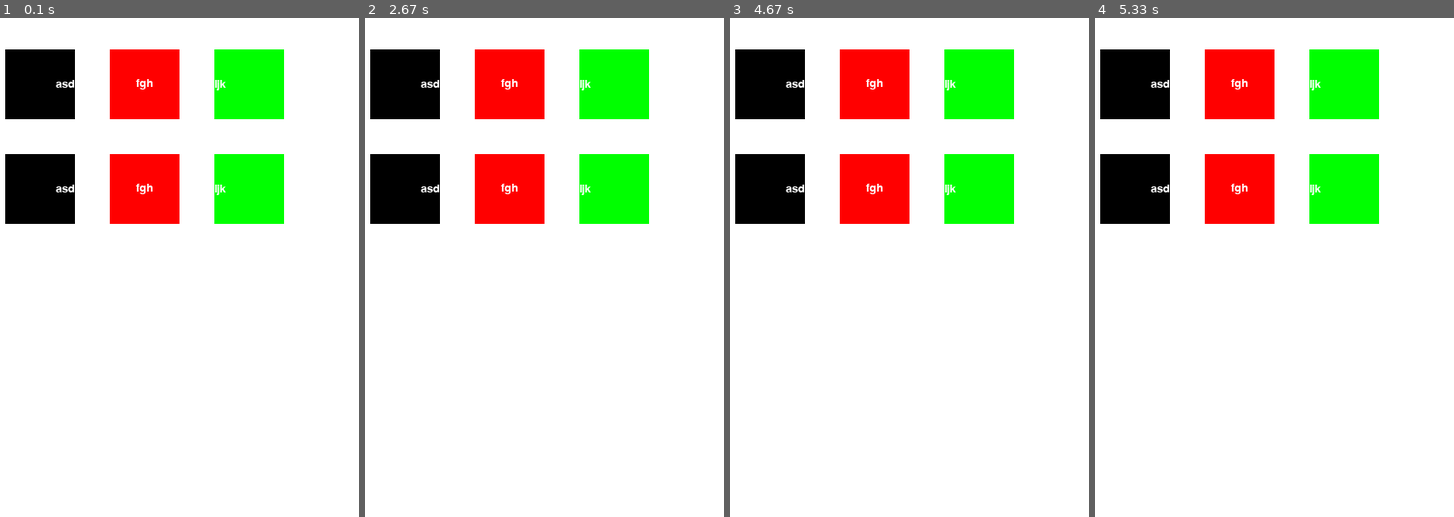
Above: before the commit, frames 1-4 (left to right).
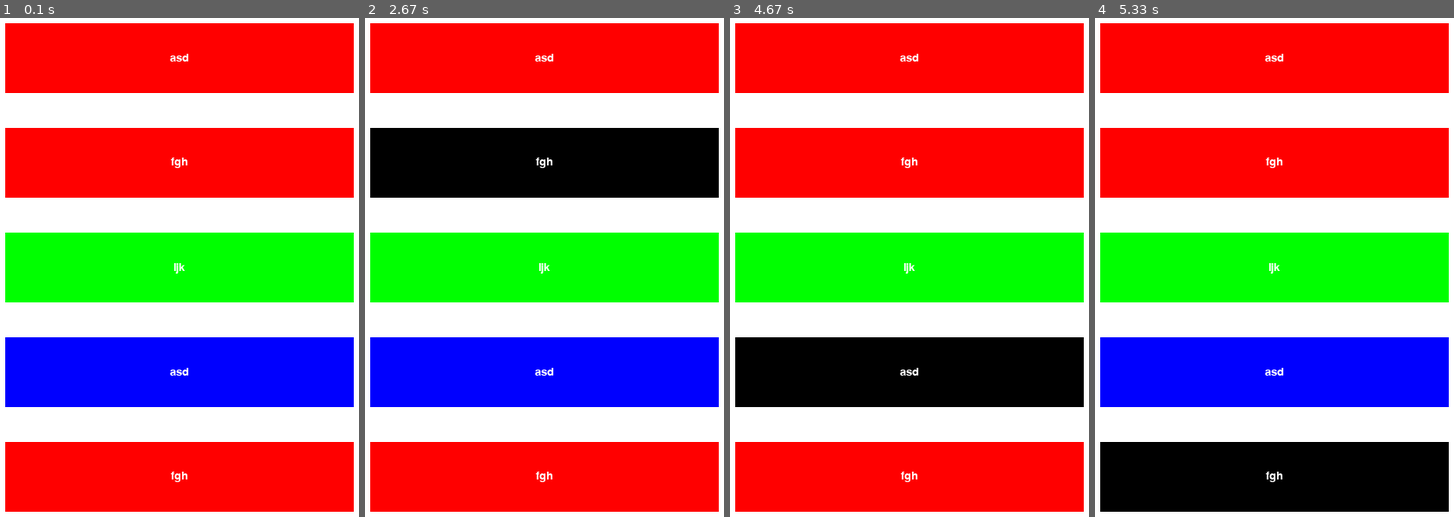
Above: after the commit, the same moments.

Repository: devFlashcap/PyGameGUI
Game: pygame game, started from main.py
Two runs of this game, one before a commit and one after it. Both use one fixed random seed, a clock stepped at 60 frames per second and the inputs below.
Inputs (mouse positions are in pixels of both pictures, inside the frame that each line leads up to):
- Up to frame 1 (0.1 s): no input
- Up to frame 2 (2.67 s): press the mouse at (544, 477) at 0.37 s; move the mouse to (501, 362) at 0.47 s; release the mouse at (458, 252) at 0.6 s; click "asd" at 0.72 s; press the mouse at (544, 267) at 1.03 s; move the mouse to (outside the picture) at 1.13 s; release the mouse at (outside the picture) at 1.27 s; press the mouse at (544, 477) at 1.37 s; move the mouse to (490, 382) at 1.47 s; release the mouse at (436, 287) at 1.6 s; press the mouse at (544, 372) at 1.7 s; move the mouse to (512, 417) at 1.8 s; release the mouse at (479, 462) at 1.93 s; press the mouse at (544, 372) at 2.03 s; move the mouse to (outside the picture) at 2.13 s; release the mouse at (outside the picture) at 2.27 s; click (418, 187) at 2.38 s
- Up to frame 3 (4.67 s): press the mouse at (909, 477) at 2.7 s; move the mouse to (1063, 317) at 2.8 s; release the mouse at (outside the picture) at 2.93 s; press the mouse at (909, 477) at 3.03 s; move the mouse to (988, 467) at 3.13 s; release the mouse at (1067, 452) at 3.27 s; press the mouse at (909, 57) at 3.37 s; move the mouse to (902, 222) at 3.47 s; release the mouse at (895, 387) at 3.6 s; press the mouse at (909, 267) at 3.7 s; move the mouse to (866, 217) at 3.8 s; release the mouse at (823, 162) at 3.93 s; press the mouse at (909, 57) at 4.03 s; move the mouse to (999, 92) at 4.13 s; release the mouse at (outside the picture) at 4.27 s; press the mouse at (909, 267) at 4.37 s; move the mouse to (862, 302) at 4.47 s; release the mouse at (819, 342) at 4.6 s
- Up to frame 4 (5.33 s): press the mouse at (1274, 57) at 4.7 s; move the mouse to (outside the picture) at 4.8 s; release the mouse at (outside the picture) at 4.93 s; press the mouse at (1274, 372) at 5.03 s; move the mouse to (1267, 417) at 5.13 s; release the mouse at (1260, 457) at 5.27 s

The runs differ from the first frame. In frame 1, 71% of the frame differs, in the area x 1-99%, y 1-99%; in frame 2, 71%; in frame 3, 71%; in frame 4, 71%.

Commit message:
Added hover to buttons

Diff:
--- a/button.py
+++ b/button.py
@@ -3,7 +3,7 @@
 from textalign import TextAlign
 
 class Button(Control):
-    def __init__(self, text, rect, backgroundColor, fontColor, fontSize, textAlign = TextAlign.Left, hoverBackgroundColor = (0, 0, 0), hoverFontColor = (255, 255, 255), padding = (0,0,0,0)):
+    def __init__(self, text, rect, backgroundColor, fontColor, fontSize, textAlign = TextAlign.Left, hoverBackgroundColor = (255, 255, 255), hoverFontColor = (0, 0, 0), padding = (0,0,0,0), onClick = None):
         self.rect = rect
         self.backgroundColor = backgroundColor
         self.fontColor = fontColor
@@ -17,10 +17,13 @@
         self.labelPosition = None
         self.padding = padding
         self.calculatePaddings()
-        self.calculateTextPosition()
+        self.onClick = onClick
 
     def calculateTextPosition(self):
-        self.label = self.font.render(self.text, True, self.fontColor)
+        if self.hovered:
+            self.label = self.font.render(self.text, True, self.hoverFontColor)
+        else:
+            self.label = self.font.render(self.text, True, self.fontColor)
         labelRect = self.label.get_rect()
 
         paddingTop, paddingBottom, paddingLeft, paddingRight = self.padding
@@ -57,6 +60,13 @@
 
 
     def draw(self, window):
-        pygame.draw.rect(window, self.backgroundColor, self.rect)
-        textPosition = self.calculateTextPosition()
+        self.calculateTextPosition()
+        if self.hovered:
+            backgroundColor = self.hoverBackgroundColor
+            self.label = self.font.render(self.text, True, self.hoverFontColor)
+        else:
+            backgroundColor = self.backgroundColor
+            self.label = self.font.render(self.text, True, self.fontColor)
+
+        pygame.draw.rect(window, backgroundColor, self.rect)
         window.blit(self.label, self.labelPosition)
--- a/control.py
+++ b/control.py
@@ -7,6 +7,7 @@
         self.margin = (0,0,0,0)
         self.padding = (0,0,0,0)
         self.rect = None
+        self.hovered = False
 
     def setRect(self, rect):
         self.rect = rect
--- a/main.py
+++ b/main.py
@@ -15,6 +15,19 @@
     isRunning = True
     clock = pygame.time.Clock()
 
+    button = Button("asd", pygame.Rect(0,0,80,80), (255,0,0), (255,255,255), 20, TextAlign.Center, (0,0,0), (255,255,255), onClick = onClick)
+    button2 = Button("fgh", pygame.Rect(0,0,80,80), (255,0,0), (255,255,255), 20, TextAlign.Center, (0,0,0), (255,255,255))
+    button3 = Button("ijk", pygame.Rect(0,0,80,80), (0,255,0), (255,255,255), 20, TextAlign.Center, (0,0,0), (255,255,255))
+    button4 = Button("asd", pygame.Rect(0,0,80,80), (0,0,255), (255,255,255), 20, TextAlign.Center, (0,0,0), (255,255,255))
+    button5 = Button("fgh", pygame.Rect(0,0,80,80), (255,0,0), (255,255,255), 20, TextAlign.Center, (0,0,0), (255,255,255))
+
+    verticalLayout = VerticalLayout(pygame.Rect(50,50,400,600))
+    verticalLayout.addControl(button)
+    verticalLayout.addControl(button2)
+    verticalLayout.addControl(button3)
+    verticalLayout.addControl(button4)
+    verticalLayout.addControl(button5)
+
     while isRunning:
         clock.tick(60)
 
@@ -22,30 +35,29 @@
             if event.type == pygame.QUIT:
                 isRunning = False
 
-        draw(window)
+        for control in verticalLayout.controls:
+            if control.rect.collidepoint(pygame.mouse.get_pos()):
+                control.hovered = True
+            else:
+                control.hovered = False
+
+        if event.type == pygame.MOUSEBUTTONUP:
+            for control in verticalLayout.controls:
+                if control.rect.collidepoint(pygame.mouse.get_pos()):
+                    if control.onClick:
+                        control.onClick()
+
+        draw(window, verticalLayout)
         pygame.display.update()
 
     pygame.quit()
 
-def draw(window):
+def draw(window, layout):
     window.fill((255,255,255))
-    button = Button("asd", pygame.Rect(0,0,80,80), (0,0,0), (255,255,255), 20, TextAlign.Right)
-    button2 = Button("fgh", pygame.Rect(0,0,80,80), (255,0,0), (255,255,255), 20, TextAlign.Center)
-    button3 = Button("ijk", pygame.Rect(0,0,80,80), (0,255,0), (255,255,255), 20)
-    button4 = Button("asd", pygame.Rect(0,0,80,80), (0,0,0), (255,255,255), 20, TextAlign.Right)
-    button5 = Button("fgh", pygame.Rect(0,0,80,80), (255,0,0), (255,255,255), 20, TextAlign.Center)
-    button6 = Button("ijk", pygame.Rect(0,0,80,80), (0,255,0), (255,255,255), 20)
 
-    gridLayout = GridLayout(pygame.Rect(50,50,400,600), padding=(20, 20, 20, 20))
+    layout.draw(window)
 
-    gridLayout.addControl(button)
-    gridLayout.addControl(button2)
-    gridLayout.addControl(button3)
-
-    gridLayout.addControl(button4)
-    gridLayout.addControl(button5)
-    gridLayout.addControl(button6)
-
-    gridLayout.draw(window)
+def onClick():
+    print("Clicked button 1");
 
 main()
